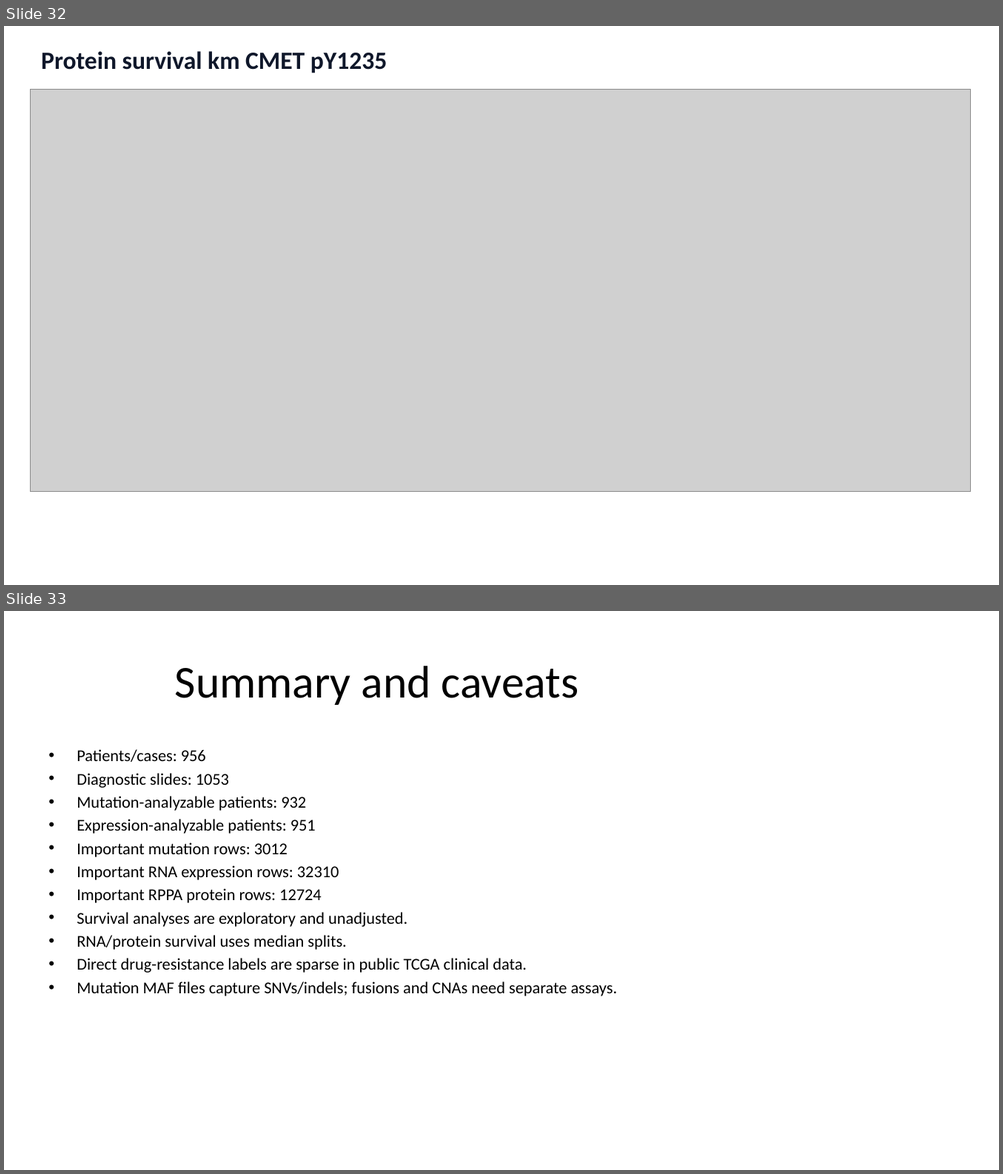
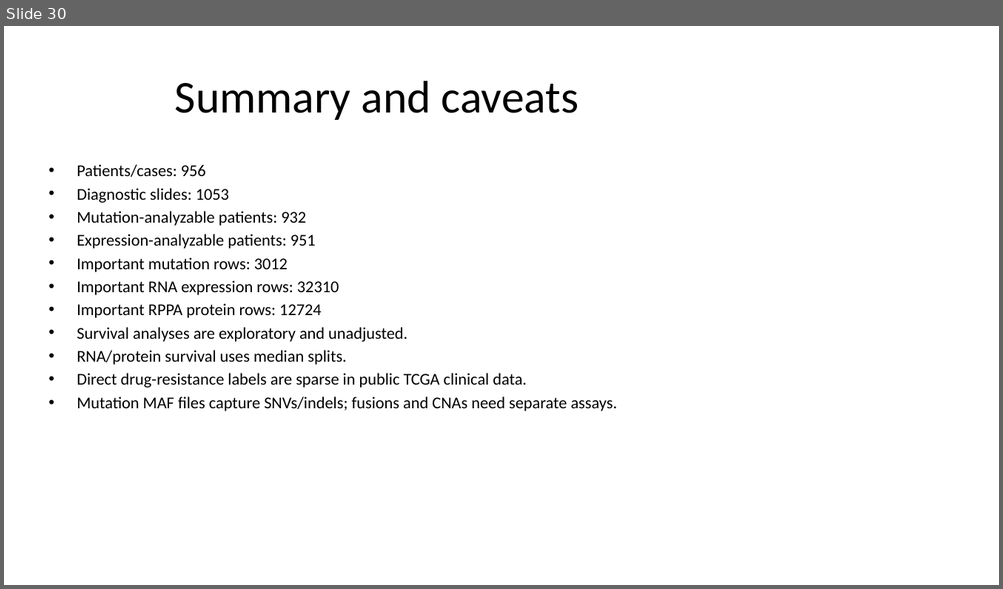
Before and after one commit to aonkondey01/HistoGEN-NucleateNY-NextGen-BioAgents-Hackathon, a slide deck: data/tcga_lung/important_lung_genes/visual_report/TCGA_Lung_Visual_Summary.pptx. Shown one above the other, each under a label of ours: slides 32 and 33 before the commit, slide 30 after it. The pictures are 1003x1174 and 1003x589 pixels, drawn with LibreOffice and Linux fonts; fonts in the diff are those of the drawing; grey boxes stand for pictures. Boxes give left, top, right and bottom in pixels: in the first picture for what was removed or moved away, otherwise in the second. Text is boxed around its words. In the diff, an @@ line names an element or a change of style, - is before the commit and + after.

```diff
--- a/data/tcga_lung/important_lung_genes/visual_report/TCGA_Lung_Visual_Summary.pptx
+++ b/data/tcga_lung/important_lung_genes/visual_report/TCGA_Lung_Visual_Summary.pptx
@@ slide 32 removed at bbox=[4, 26, 999, 585], background #FFFFFF @@
@@ text removed at bbox=[41, 51, 387, 73] @@
-Protein survival km CMET pY1235
@@ picture removed at bbox=[30, 90, 970, 492] @@
@@ what was slide 33 is now slide 30 @@
```
Also in this commit, not shown: 7 slides changed, 2 other slides removed, 15 other files.
